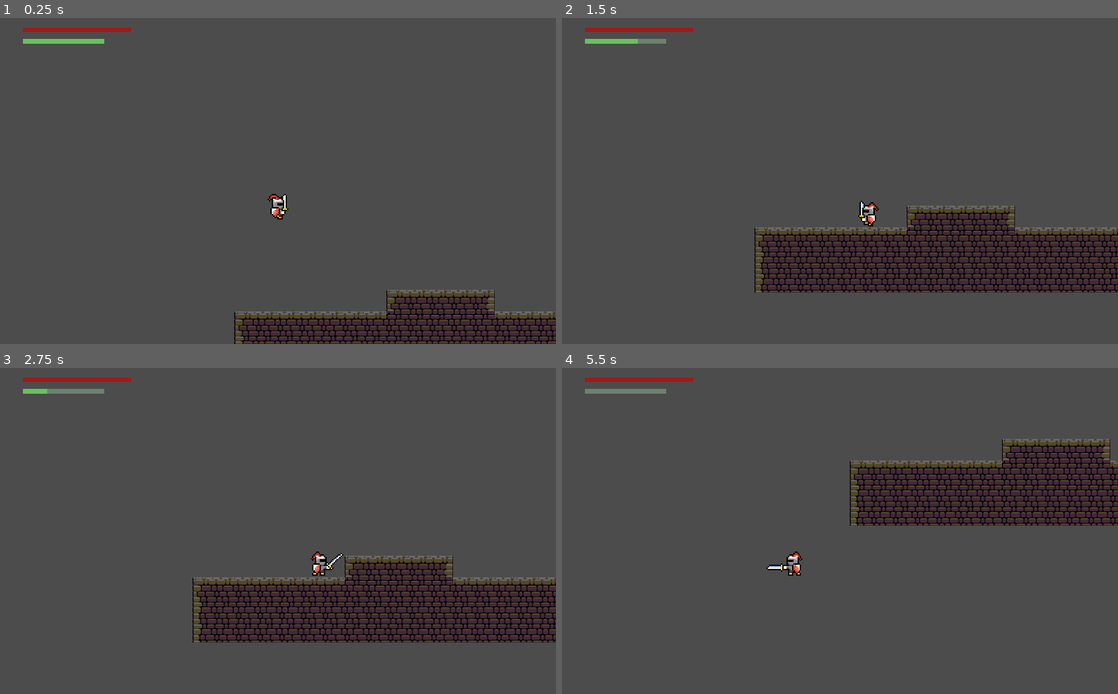
Above: before the commit, frames 1-4 (two rows, left to right).
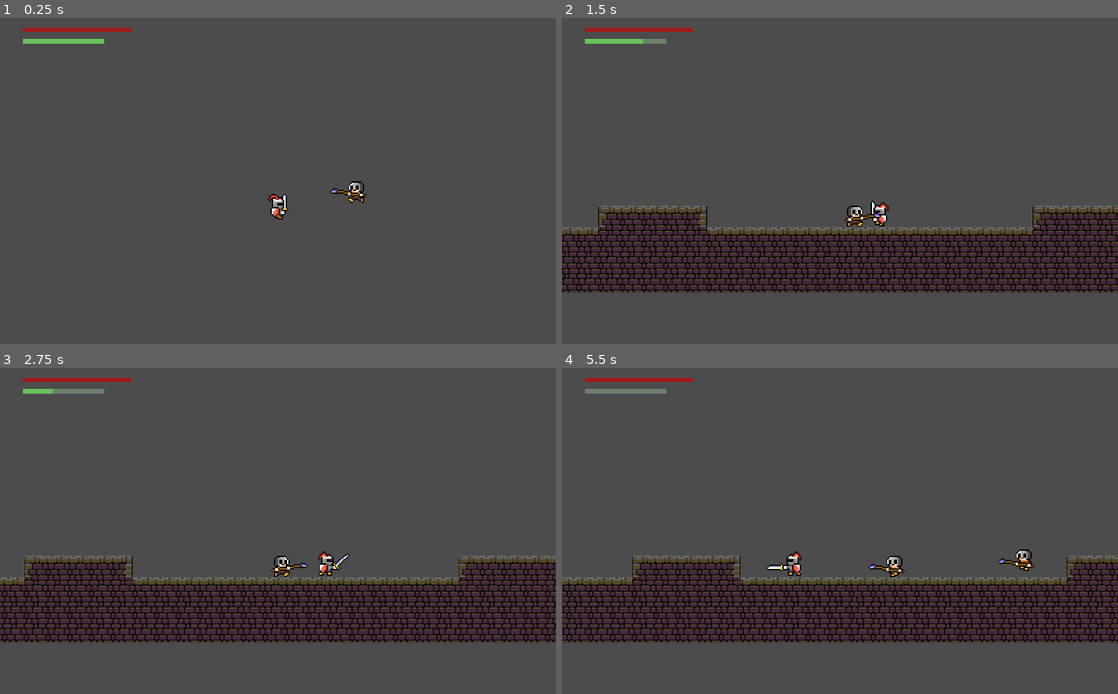
Above: after the commit, the same moments.

Repository: dim35/CEN3031-Project
Game: Godot game, scene res://environment_scenes/World.tscn
Two runs of this game, one before a commit and one after it. Both use one fixed random seed, a clock stepped at 60 frames per second and the inputs below. This scene is started directly instead of the project's main scene.
Inputs:
- Up to frame 1 (0.25 s): no input
- Up to frame 2 (1.5 s): hold D (move_right) 0.53-1.28 s; hold X (attack) 0.53-1.28 s; tap Up (jump) at 0.77 s; hold A (move_left) from 1.28 s (still down); tap X (attack) at 1.35 s
- Up to frame 3 (2.75 s): tap Up (jump) at 1.52 s; release A (move_left) at 2.03 s; hold D (move_right) from 2.03 s (still down); hold X (attack) from 2.03 s (still down)
- Up to frame 4 (5.5 s): release X (attack) at 2.78 s; tap X (attack) at 2.85, 4.35 s; tap Up (jump) at 3.02, 3.77, 4.52 s; release D (move_right) at 3.53 s; hold X (attack) 3.53-4.28 s; hold A (move_left) from 3.53 s (still down); hold X (attack) from 5.03 s (still down)

The runs differ from the first frame. In frame 1, 7.1% of the frame differs, in the area x 42-100%, y 50-100%; in frame 2, 15%; in frame 3, 15%; in frame 4, 33%, in the area x 0-100%, y 21-85%.

Commit message:
Incorporate mob and player spawners into world scene

Diff:
--- a/entity_scenes/Mob.tscn
+++ b/entity_scenes/Mob.tscn
@@ -23,7 +23,7 @@
 radius = 12.1674
 height = 8.87408
 
-[node name="Mob" type="KinematicBody2D" index="0"]
+[node name="Mob" type="KinematicBody2D"]
 
 position = Vector2( 435.176, 232.29 )
 input_pickable = false
--- a/entity_scenes/MobSpawner.gd
+++ b/entity_scenes/MobSpawner.gd
@@ -8,25 +8,28 @@
 	set_process(true)
 	_spawn()
 
+
 func _process(delta):
-	if get_node("Container").get_child_count() > 0:
-		for entity in get_node("Container").get_children():
+	if $Container.get_child_count() > 0:
+		for entity in $Container.get_children():
 			_check_position(entity)
 
 
 # mob spawning loop with irregular timer
 func _spawn():
-	while true:
+
+	# TODO: make 'while' an infinite loop and find way to pause spawning
+	while enemy_count != 5:
 		randomize()
 
 		var enemy = mob.instance()
 		var pos = Vector2()
 
 		pos.x = rand_range(0, get_viewport().get_visible_rect().size.x)
-		pos.y = rand_range(0, get_viewport().get_visible_rect().size.y)
+		pos.y = rand_range(0, get_viewport().get_visible_rect().size.y * (3/4))
 		enemy.set_position(pos)
 
-		get_node("Container").add_child(enemy)
+		$Container.add_child(enemy)
 		enemy_count = enemy_count + 1
 		yield(get_tree().create_timer(spawn_freq), "timeout")
 
@@ -34,5 +37,6 @@
 # despawn enemy if fallen off play area
 func _check_position(entity):
 	if entity.get_position().y > 650:
-		print("Mob died")
+		#print("Mob died")
 		entity.queue_free()
+		enemy_count = enemy_count - 1
--- a/entity_scenes/MobSpawner.tscn
+++ b/entity_scenes/MobSpawner.tscn
@@ -2,7 +2,7 @@
 
 [ext_resource path="res://entity_scenes/MobSpawner.gd" type="Script" id=1]
 
-[node name="Mob Spawner" type="Node"]
+[node name="MobSpawner" type="Node"]
 
 script = ExtResource( 1 )
 
--- a/entity_scenes/PlayerSpawner.gd
+++ b/entity_scenes/PlayerSpawner.gd
@@ -9,8 +9,8 @@
 
 func _process(delta):
 	# check through state of each entity currently in play
-	if get_node("Container").get_child_count() > 0:
-		for entity in get_node("Container").get_children():
+	if $Container.get_child_count() > 0:
+		for entity in $Container.get_children():
 			_check_position(entity)
 
 
@@ -21,11 +21,11 @@
 		var new_player = player.instance()
 		var pos = Vector2()
 
-		pos.x = get_viewport().get_visible_rect().size.x/5
-		pos.y = get_viewport().get_visible_rect().size.y * (2 / 3)
+		pos.x = get_viewport().get_visible_rect().size.x / 2
+		pos.y = get_viewport().get_visible_rect().size.y * (7 / 8)
 		new_player.set_position(pos)
 
-		get_node("Container").add_child(new_player)
+		$Container.add_child(new_player)
 
 
 # special case after initial death has occured
@@ -33,16 +33,16 @@
 	var new_player = player.instance()
 	var pos = Vector2()
 
-	pos.x = get_viewport().get_visible_rect().size.x/5
-	pos.y = get_viewport().get_visible_rect().size.y * (2 / 3)
+	pos.x = get_viewport().get_visible_rect().size.x / 2
+	pos.y = get_viewport().get_visible_rect().size.y * (7 / 8)
 	new_player.set_position(pos)
 
-	get_node("Container").add_child(new_player)
+	$Container.add_child(new_player)
 
 
 # despawn player if fallen off play area
 func _check_position(entity):
 	if entity.get_position().y > 650:
 		entity.queue_free()
-		print("Player died")
+		#print("Player died")
 		_respawn()
--- a/environment_scenes/World.gd
+++ b/environment_scenes/World.gd
@@ -5,12 +5,12 @@
 # Sets up the world scene
 func _ready():
 
-	$Canvas/HUD/Stamina.max_value = $Player.MAX_STAMINA
-	$Canvas/HUD/Stamina.rect_size = Vector2($Player.MAX_STAMINA, 8)
+	$Canvas/HUD/Stamina.max_value = $PlayerSpawner/Container.get_child(0).MAX_STAMINA
+	$Canvas/HUD/Stamina.rect_size = Vector2($PlayerSpawner/Container.get_child(0).MAX_STAMINA, 8)
 	update_stamina_bar()
 
-	$Canvas/HUD/Health.max_value = $Player.MAX_HEALTH
-	$Canvas/HUD/Health.rect_size = Vector2($Player.MAX_HEALTH, 8)
+	$Canvas/HUD/Health.max_value = $PlayerSpawner/Container.get_child(0).MAX_HEALTH
+	$Canvas/HUD/Health.rect_size = Vector2($PlayerSpawner/Container.get_child(0).MAX_HEALTH, 8)
 	update_health_bar()
 
 	set_process(true)
@@ -23,12 +23,14 @@
 # Processed every frame
 func _process(delta):
 
-	if $Mob.position.x < $Player.position.x:
-		$Mob/Animations.flip_h = false
-	else:
-		$Mob/Animations.flip_h = true
+	if $MobSpawner/Container.get_child_count() > 0:
+		for mob in $MobSpawner/Container.get_children():
+			if mob.position.x < $PlayerSpawner/Container.get_child(0).position.x:
+				mob.get_node("Animations").flip_h = false
+			else:
+				mob.get_node("Animations").flip_h = true
 
-	update_stamina_bar()
+			update_stamina_bar()
 
 	pass
 
@@ -36,11 +38,11 @@
 
 # Updates the on-screen HUD stamina bar to reflect player's current stamina
 func update_stamina_bar():
-	$Canvas/HUD/Stamina.value = $Player.stamina
+	$Canvas/HUD/Stamina.value = $PlayerSpawner/Container.get_child(0).stamina
 	pass
 
 
 
 # Updates the on-screen HUD health bar to reflect player's current health
 func update_health_bar():
-	$Canvas/HUD/Health.value = $Player.health
+	$Canvas/HUD/Health.value = $PlayerSpawner/Container.get_child(0).health
--- a/environment_scenes/World.tscn
+++ b/environment_scenes/World.tscn
@@ -1,25 +1,21 @@
 [gd_scene load_steps=6 format=2]
 
 [ext_resource path="res://environment_scenes/World.gd" type="Script" id=1]
-[ext_resource path="res://entity_scenes/Player.tscn" type="PackedScene" id=2]
-[ext_resource path="res://assets/tilesets/CastleTileset.tres" type="TileSet" id=3]
-[ext_resource path="res://entity_scenes/Mob.tscn" type="PackedScene" id=4]
-[ext_resource path="res://gui/GUI.tscn" type="PackedScene" id=5]
+[ext_resource path="res://assets/tilesets/CastleTileset.tres" type="TileSet" id=2]
+[ext_resource path="res://gui/GUI.tscn" type="PackedScene" id=3]
+[ext_resource path="res://entity_scenes/PlayerSpawner.tscn" type="PackedScene" id=4]
+[ext_resource path="res://entity_scenes/MobSpawner.tscn" type="PackedScene" id=5]
 
 [node name="World" type="Node2D" index="0"]
 
 script = ExtResource( 1 )
 _sections_unfolded = [ "Transform" ]
 
-[node name="Player" parent="." index="0" instance=ExtResource( 2 )]
-
-position = Vector2( 64, 320 )
-
-[node name="TileMap" type="TileMap" parent="." index="1"]
+[node name="TileMap" type="TileMap" parent="." index="0"]
 
 show_behind_parent = true
 mode = 0
-tile_set = ExtResource( 3 )
+tile_set = ExtResource( 2 )
 cell_size = Vector2( 32, 32 )
 cell_quadrant_size = 16
 cell_custom_transform = Transform2D( 1, 0, 0, 1, 0, 0 )
@@ -40,11 +36,7 @@
 "_edit_lock_": true
 }
 
-[node name="Mob" parent="." index="2" instance=ExtResource( 4 )]
-
-position = Vector2( 1024, 352 )
-
-[node name="Canvas" type="CanvasLayer" parent="." index="3"]
+[node name="Canvas" type="CanvasLayer" parent="." index="1"]
 
 layer = 1
 offset = Vector2( 0, 0 )
@@ -52,6 +44,10 @@
 scale = Vector2( 1, 1 )
 transform = Transform2D( 1, 0, 0, 1, 0, 0 )
 
-[node name="HUD" parent="Canvas" index="0" instance=ExtResource( 5 )]
+[node name="HUD" parent="Canvas" index="0" instance=ExtResource( 3 )]
 
 _sections_unfolded = [ "Anchor", "Focus", "Grow Direction", "Hint", "Margin", "Material", "Mouse", "Pause", "Rect", "Size Flags", "Theme", "Visibility" ]
+
+[node name="PlayerSpawner" parent="." index="2" instance=ExtResource( 4 )]
+
+[node name="MobSpawner" parent="." index="3" instance=ExtResource( 5 )]
--- a/environment_scenes/spawn_test_environment/spawn_test_environment.tscn
+++ b/environment_scenes/spawn_test_environment/spawn_test_environment.tscn
@@ -26,7 +26,7 @@
 custom_solver_bias = 0.0
 extents = Vector2( 10.0241, 10 )
 
-[node name="World" type="Node2D" index="0"]
+[node name="World" type="Node2D"]
 
 position = Vector2( 512, 296 )
 scale = Vector2( 16, 9.25 )
